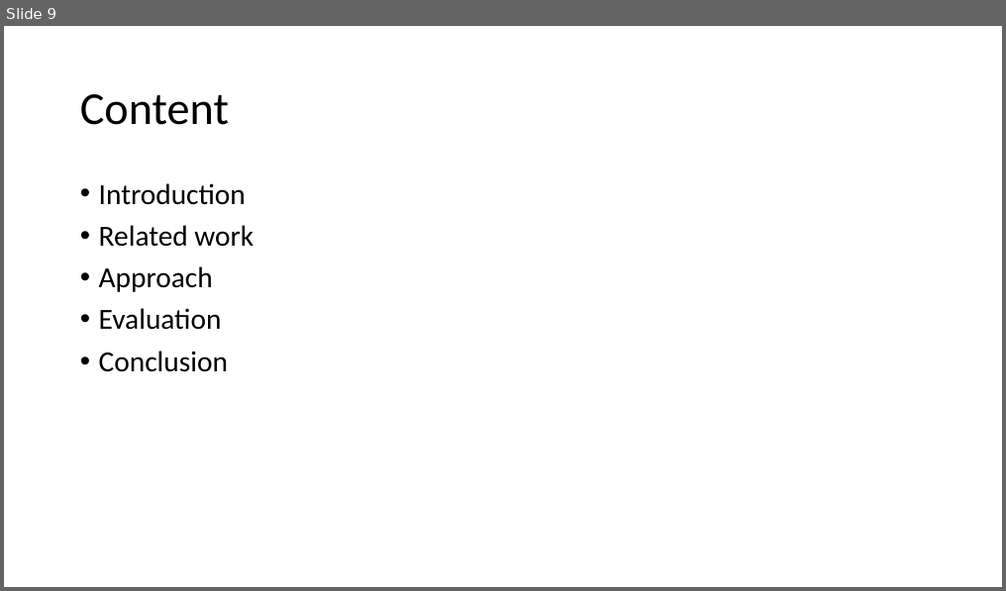
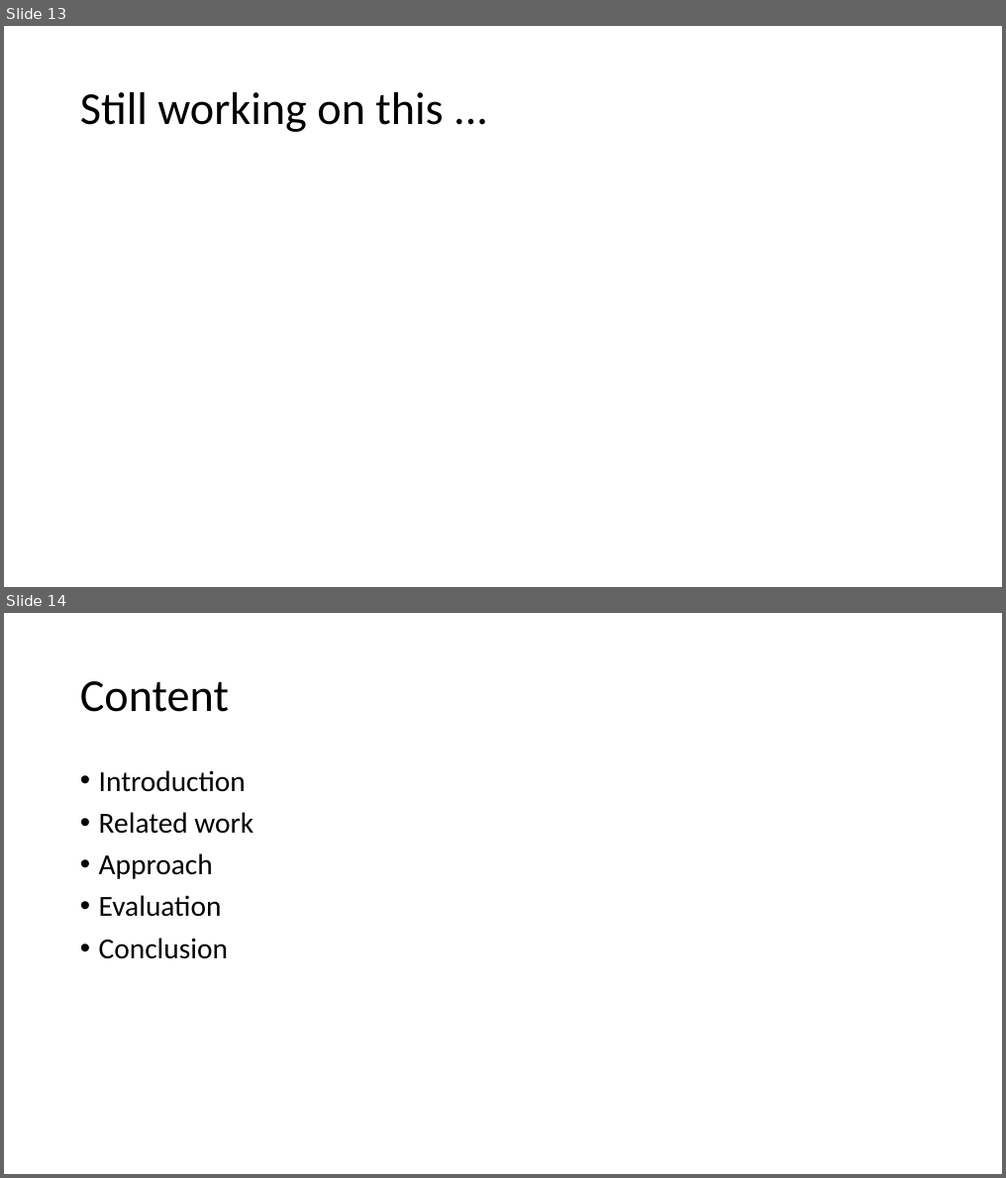
Before and after one commit to bitzj2015/EE599-Final-Project, a slide deck: doc/599-final-project.pptx. Shown one above the other, each under a label of ours: slide 9 before the commit, slides 13 and 14 after it. The pictures are 1006x591 and 1006x1178 pixels, drawn with LibreOffice and Linux fonts; fonts in the diff are those of the drawing. Boxes give left, top, right and bottom in pixels: in the first picture for what was removed or moved away, otherwise in the second. Text is boxed around its words. In the diff, an @@ line names an element or a change of style, - is before the commit and + after.

```diff
--- a/doc/599-final-project.pptx
+++ b/doc/599-final-project.pptx
@@ slide 13 added at [4, 26, 1002, 587], background #FFFFFF @@
@@ title added at [80, 92, 443, 132], 44 pt, text #000000 @@
+Still working on this ...
@@ what was slide 9 is now slide 14 @@
```
Also in this commit, not shown: 3 slides changed, 5 other slides added, 2 slides removed, 6 other files.
